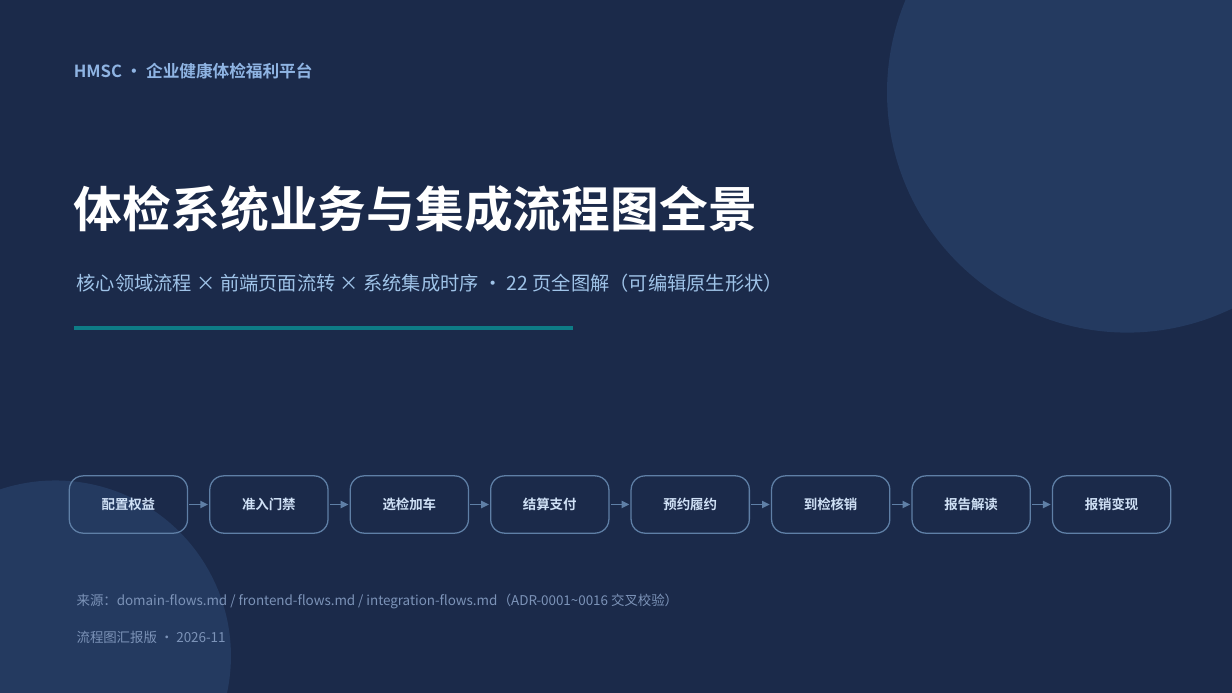
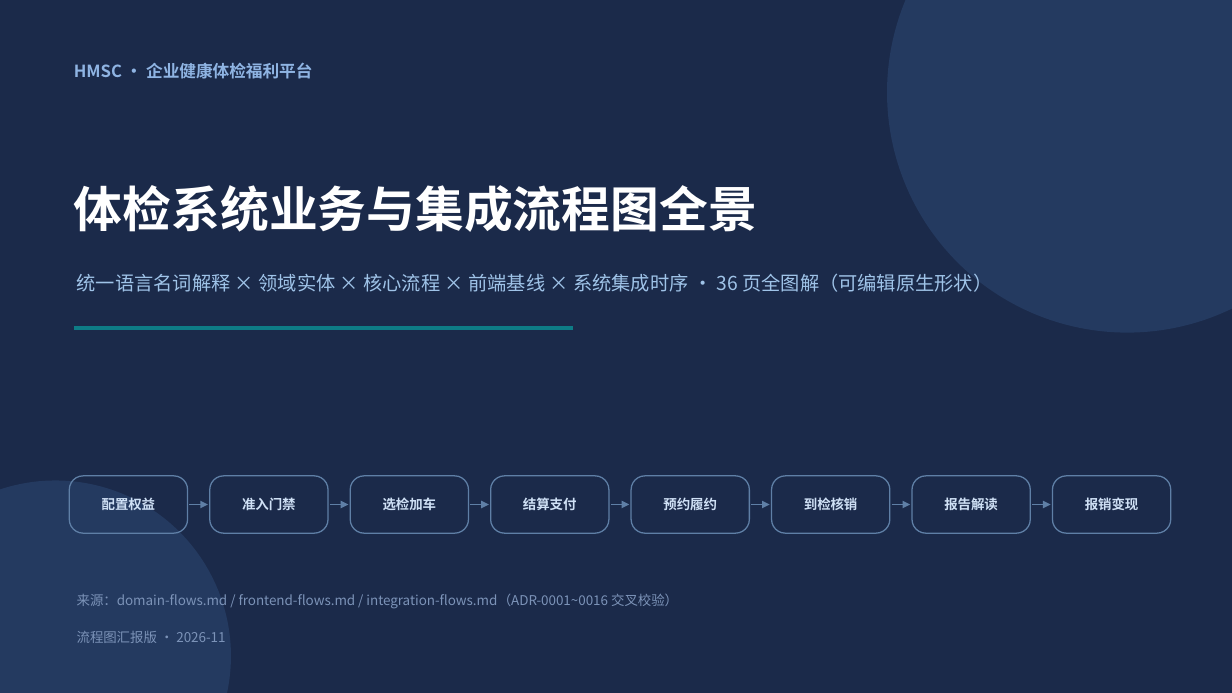
Before and after one commit to xqiangzhu/learning, a slide deck: slide 1 of 体检系统HMSC-业务与集成流程图.pptx. Drawn at 1232x693 pixels with LibreOffice and Linux fonts; fonts in the diff are those of the drawing. Boxes give left, top, right and bottom in pixels: in the first picture for what was removed or moved away, otherwise in the second. Text is boxed around its words. In the diff, an @@ line names an element or a change of style, - is before the commit and + after.

Commit message:
PPT扩充至36页：名词解释59词条、领域实体全景、前端业务名词与口径基线
- 新增统一语言名词解释 P03-P12（沿用 b04c21a 词条卡样式：标准定义+避免叫法，9组59词条）
- 新增领域实体全景 P13-P15（29实体清单、核心聚合根不变量、建模规范与ToB免密赋权）
- 新增前端业务名词与口径对齐 P23（4处口径差异消解 + UI/代码↔领域术语9行对照）
- 页码改自动计数，总览导航与封面同步 36 页结构

```diff
--- a/体检系统HMSC-业务与集成流程图.pptx
+++ b/体检系统HMSC-业务与集成流程图.pptx
@@ text at [77,273,992,292]: text changed @@
-核心领域流程 × 前端页面流转 × 系统集成时序 · 22 页全图解（可编辑原生形状）
+统一语言名词解释 × 领域实体 × 核心流程 × 前端基线 × 系统集成时序 · 36 页全图解（可编辑原生形状）
```
Also in this commit, not shown: 21 other slides changed, 14 slides added, 1 other file.
